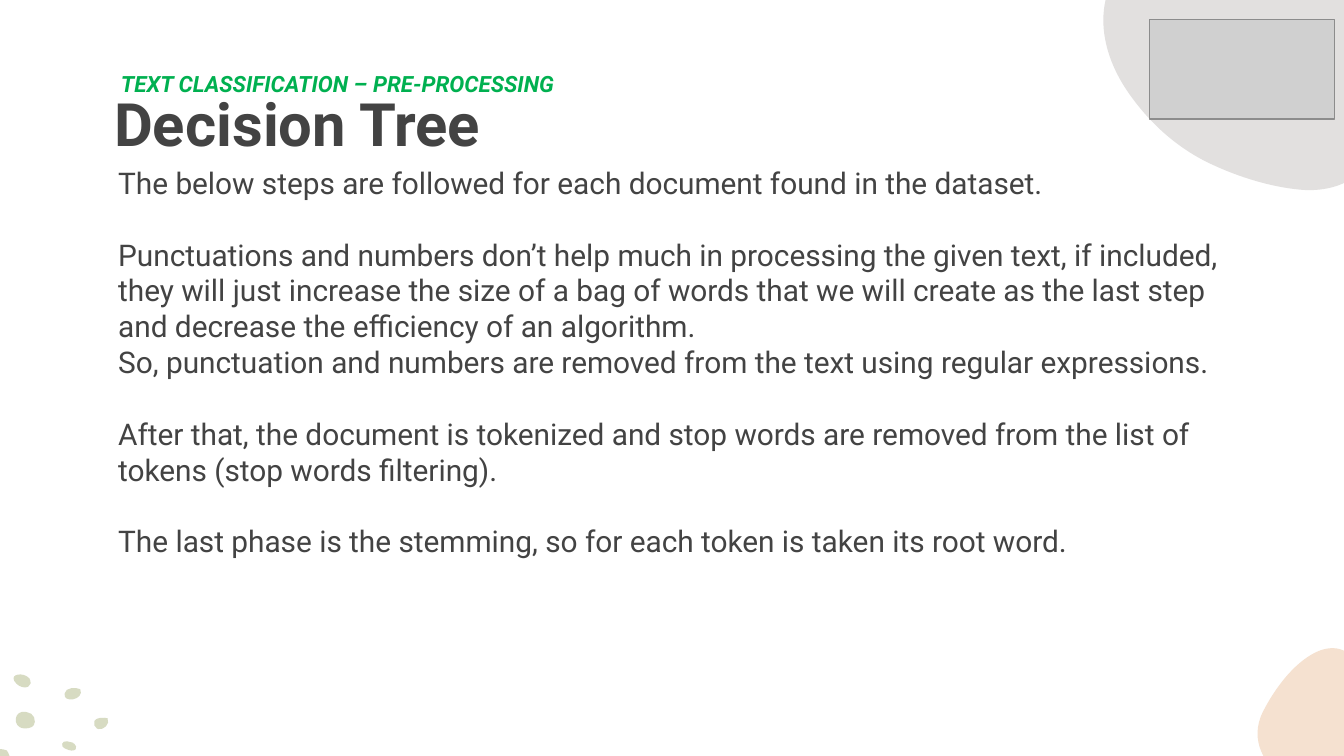
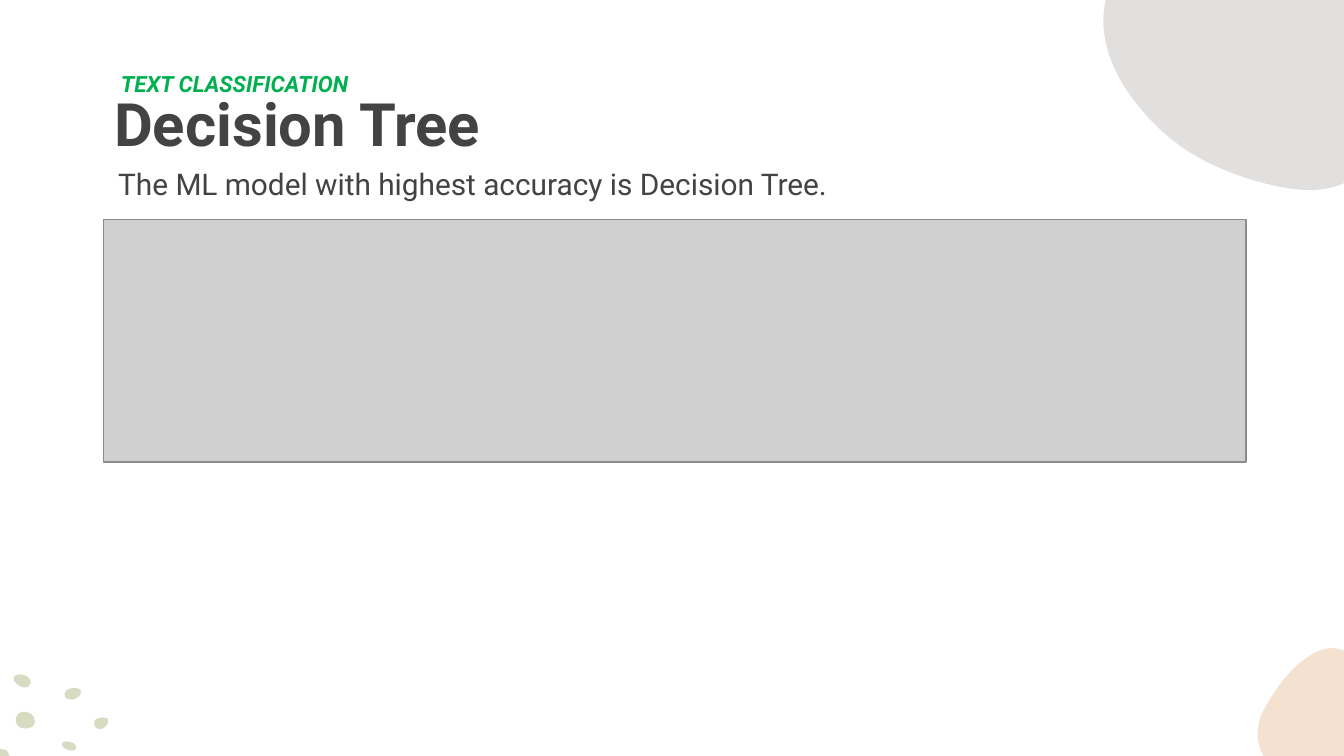
Before and after one commit to Malesone/The-winner-of-the-next-game, a slide deck: slide 14 of Presentation.pptx. Drawn at 1344x756 pixels with LibreOffice and Linux fonts; fonts in the diff are those of the drawing; grey boxes stand for pictures; background and template pictures are left out. Boxes give left, top, right and bottom in pixels: in the first picture for what was removed or moved away, otherwise in the second. Text is boxed around its words. In the diff, an @@ line names an element or a change of style, - is before the commit and + after.

Commit message:
Aggiunta documentazione e presentazione pptx

```diff
--- a/Presentation.pptx
+++ b/Presentation.pptx
@@ picture removed at [1149, 20, 1335, 120] @@
@@ text at [121, 76, 349, 93]: text changed @@
-TEXT CLASSIFICATION – PRE-PROCESSING
+TEXT CLASSIFICATION
@@ text at [118, 172, 827, 202]: text changed @@
-The below steps are followed for each document found in the dataset.
-Punctuations and numbers don’t help much in processing the given text, if included, they will just increase the size of a bag of words that we will create as the last step and decrease the efficiency of an algorithm.
-So, punctuation and numbers are removed from the text using regular expressions.
-After that, the document is tokenized and stop words are removed from the list of tokens (stop words filtering).
-The last phase is the stemming, so for each token is taken its root word.
+The ML model with highest accuracy is Decision Tree.
@@ picture added at [103, 219, 1246, 462] @@
```
Also in this commit, not shown: 5 other slides changed, 4 slides added, 1 slide removed, 1 other file.
